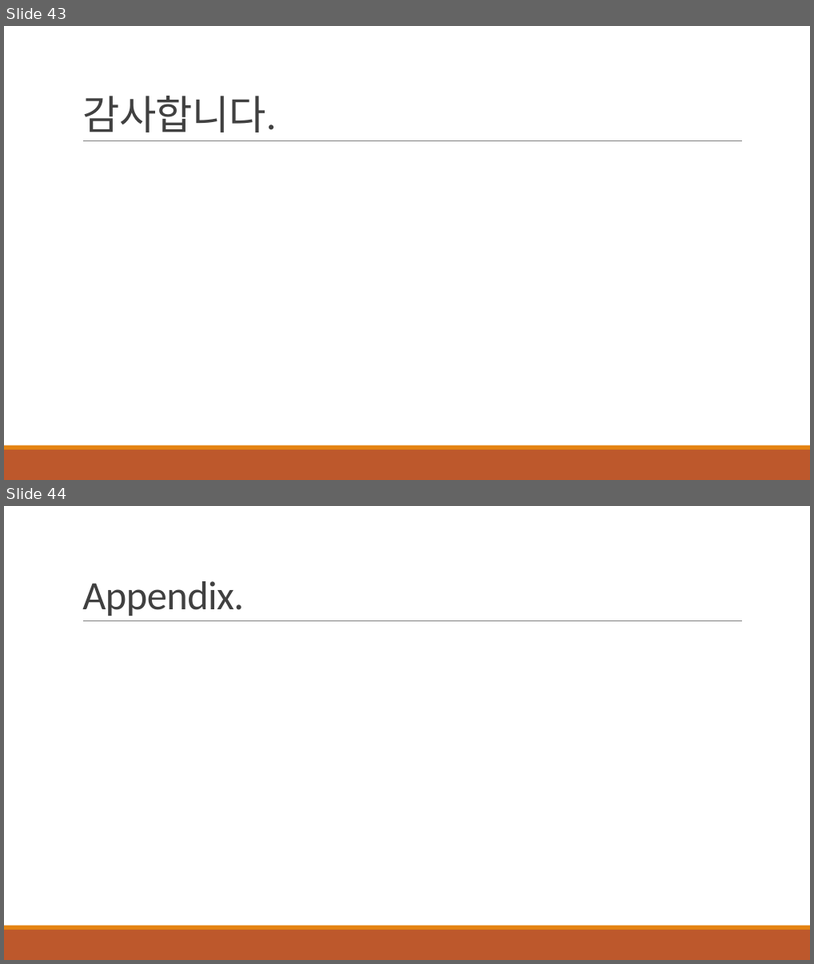
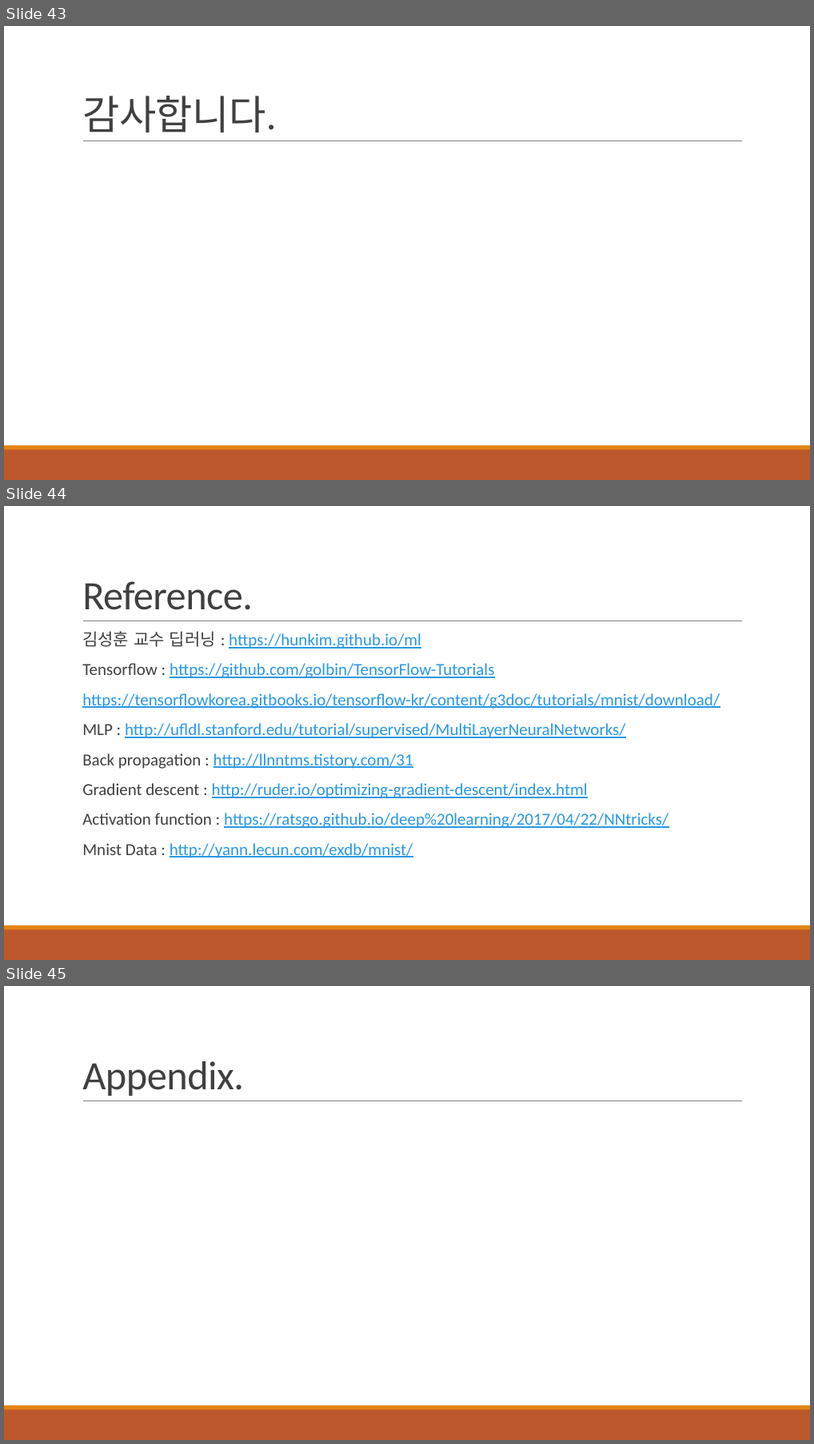
Before and after one commit to HYU-AILAB/ai-seminar, a slide deck: 01. MLP & FFNN/MLP_FFNN_ByeongJo.pptx. Shown one above the other, each under a label of ours: slides 43 and 44 before the commit, slides 43, 44 and 45 after it. The pictures are 814x964 and 814x1444 pixels, drawn with LibreOffice and Linux fonts; fonts in the diff are those of the drawing. Boxes give left, top, right and bottom in pixels: in the first picture for what was removed or moved away, otherwise in the second. Text is boxed around its words. In the diff, an @@ line names an element or a change of style, - is before the commit and + after.

Commit message:
ppt add reference

```diff
--- a/01. MLP & FFNN/MLP_FFNN_ByeongJo.pptx
+++ b/01. MLP & FFNN/MLP_FFNN_ByeongJo.pptx
@@ slide 44 added at bbox=[4, 506, 810, 960], background #FFFFFF; not listed: 3 template elements that a slide beside it also shows @@
@@ title added at bbox=[82, 581, 253, 610], 48 pt, text #404040 @@
+Reference.
@@ text added at bbox=[82, 631, 720, 858], 20 pt, text #2998E3, underline @@
+  김성훈 교수 딥러닝 : https://hunkim.github.io/ml
+  Tensorflow : https://github.com/golbin/TensorFlow-Tutorials
+  https://tensorflowkorea.gitbooks.io/tensorflow-kr/content/g3doc/tutorials/mnist/download/
+  MLP : http://ufldl.stanford.edu/tutorial/supervised/MultiLayerNeuralNetworks/
+  Back propagation : http://llnntms.tistory.com/31
+  Gradient descent : http://ruder.io/optimizing-gradient-descent/index.html
+  Activation function : https://ratsgo.github.io/deep%20learning/2017/04/22/NNtricks/
+  Mnist Data : http://yann.lecun.com/exdb/mnist/
@@ what was slide 44 is now slide 45 @@
```
Also in this commit, not shown: 1 other slide added.
